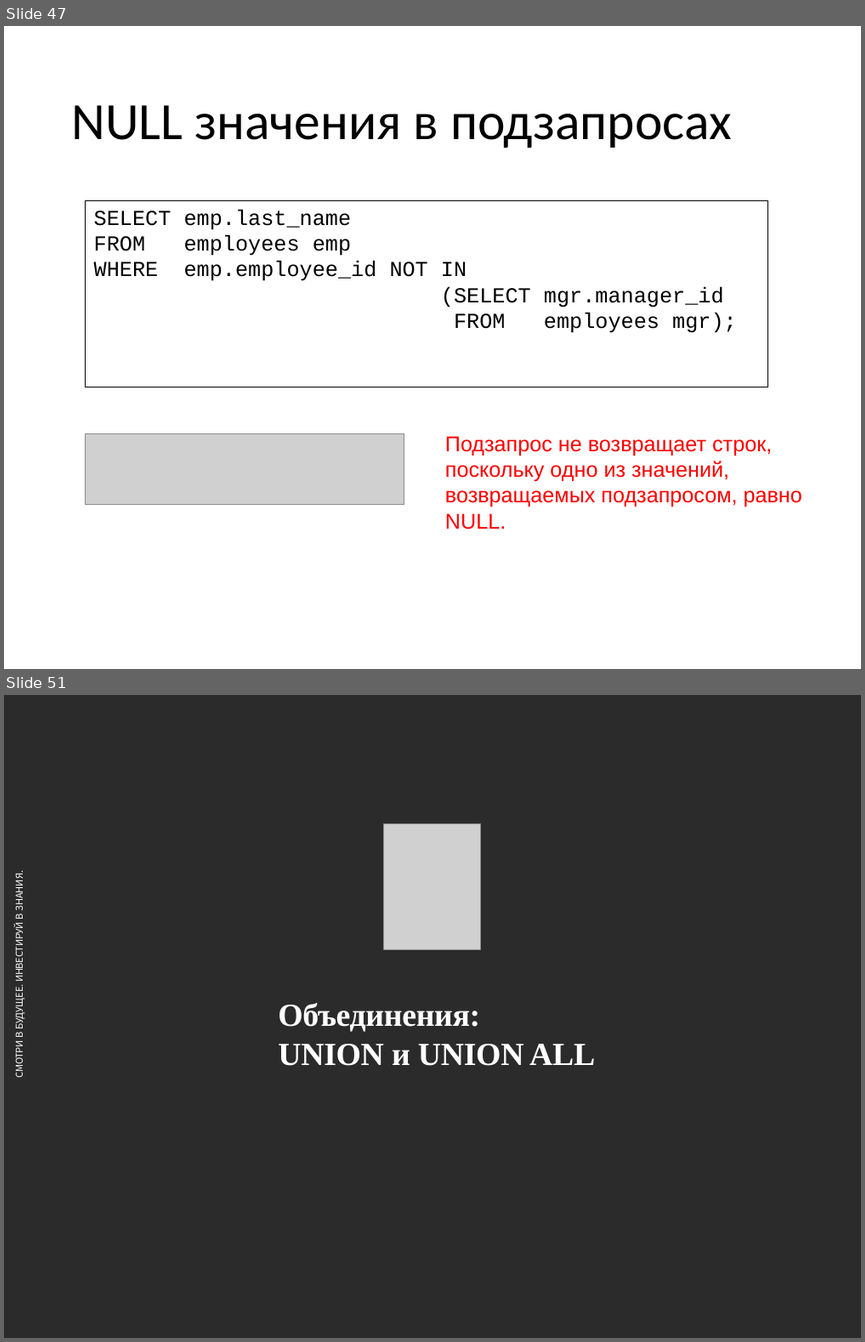
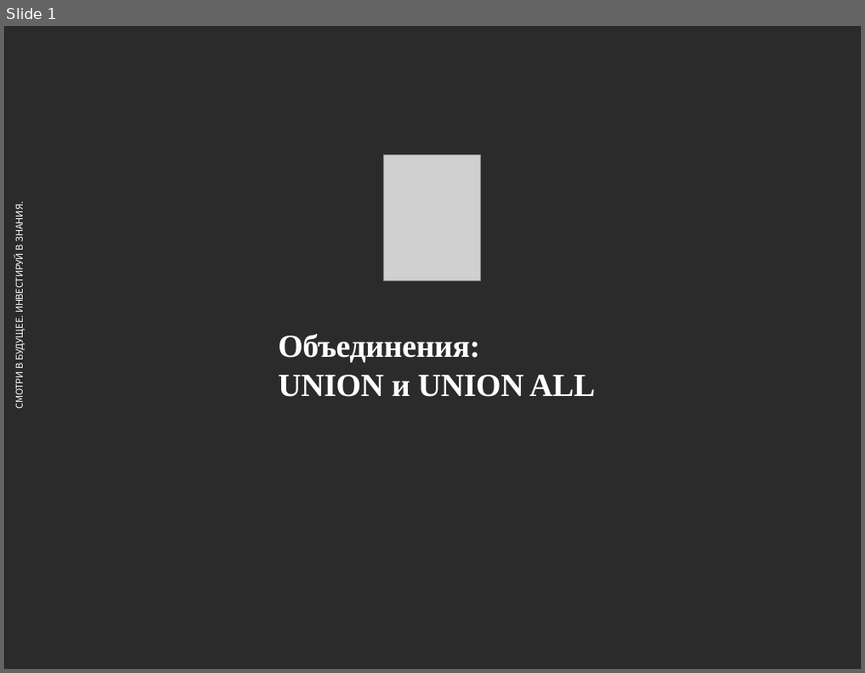
Before and after one commit to andreyzhurlov/ais_postgresql_course_v2, a slide deck: lecture_05/05_UNION_CTE_Группировки_и_Агрегация.pptx. Shown one above the other, each under a label of ours: slides 47 and 51 before the commit, slide 1 after it; the slides between them are not shown. The pictures are 865x1342 and 865x673 pixels, drawn with LibreOffice and Linux fonts; fonts in the diff are those of the drawing; grey boxes stand for pictures; background and template pictures are left out; a plain dark background stands for a picture behind light text. Boxes give left, top, right and bottom in pixels: in the first picture for what was removed or moved away, otherwise in the second. Text is boxed around its words. In the diff, an @@ line names an element or a change of style, - is before the commit and + after.

```diff
--- a/lecture_05/05_UNION_CTE_Группировки_и_Агрегация.pptx
+++ b/lecture_05/05_UNION_CTE_Группировки_и_Агрегация.pptx
@@ slide 47 removed at [4,26,861,669], background #FFFFFF @@
@@ title removed at [71,105,732,148] @@
-NULL значения в подзапросах
@@ rectangle removed at [86,201,768,386] @@
-SELECT emp.last_name
-FROM employees emp
-WHERE emp.employee_id NOT IN
-(SELECT mgr.manager_id
-FROM employees mgr);
@@ picture removed at [86,434,404,504] @@
@@ text removed at [445,436,802,529] @@
-Подзапрос не возвращает строк, поскольку одно из значений, возвращаемых подзапросом, равно NULL.
@@ what was slide 51 is now slide 1 @@
```
Also in this commit, not shown: 49 other slides removed.
